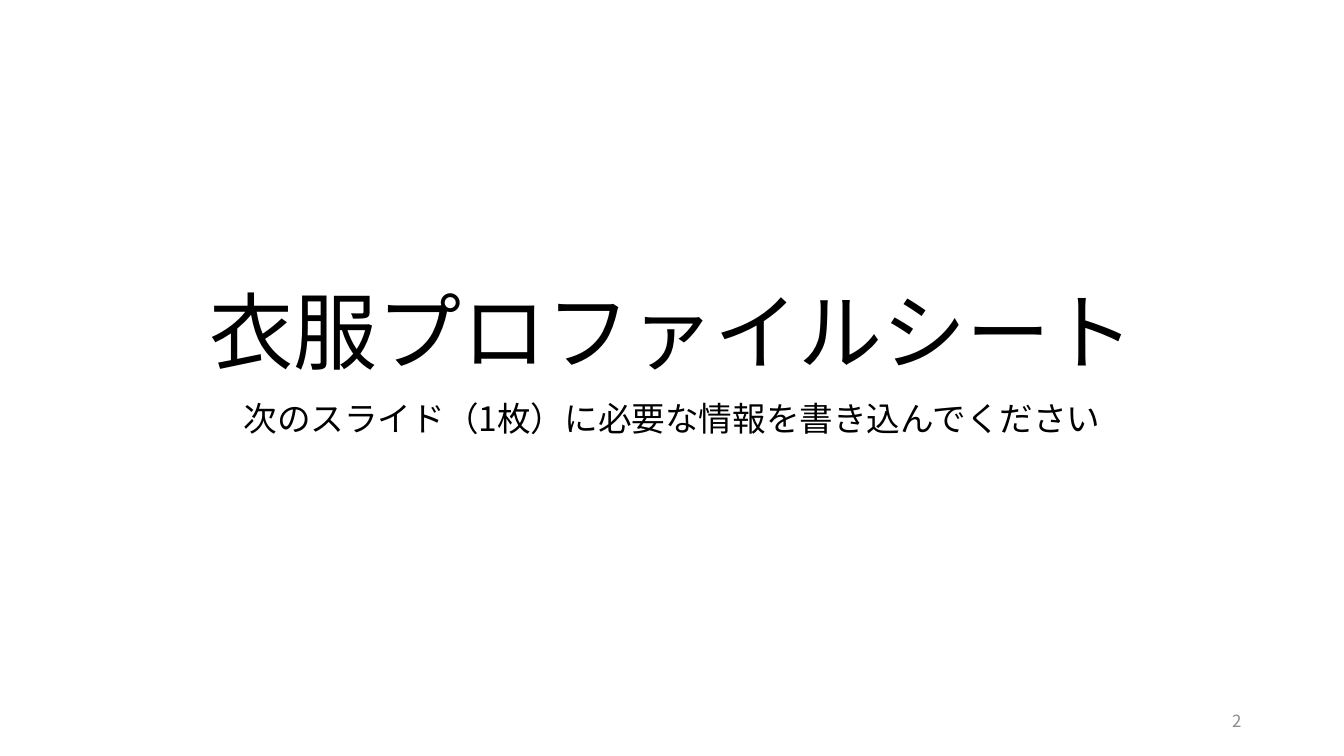
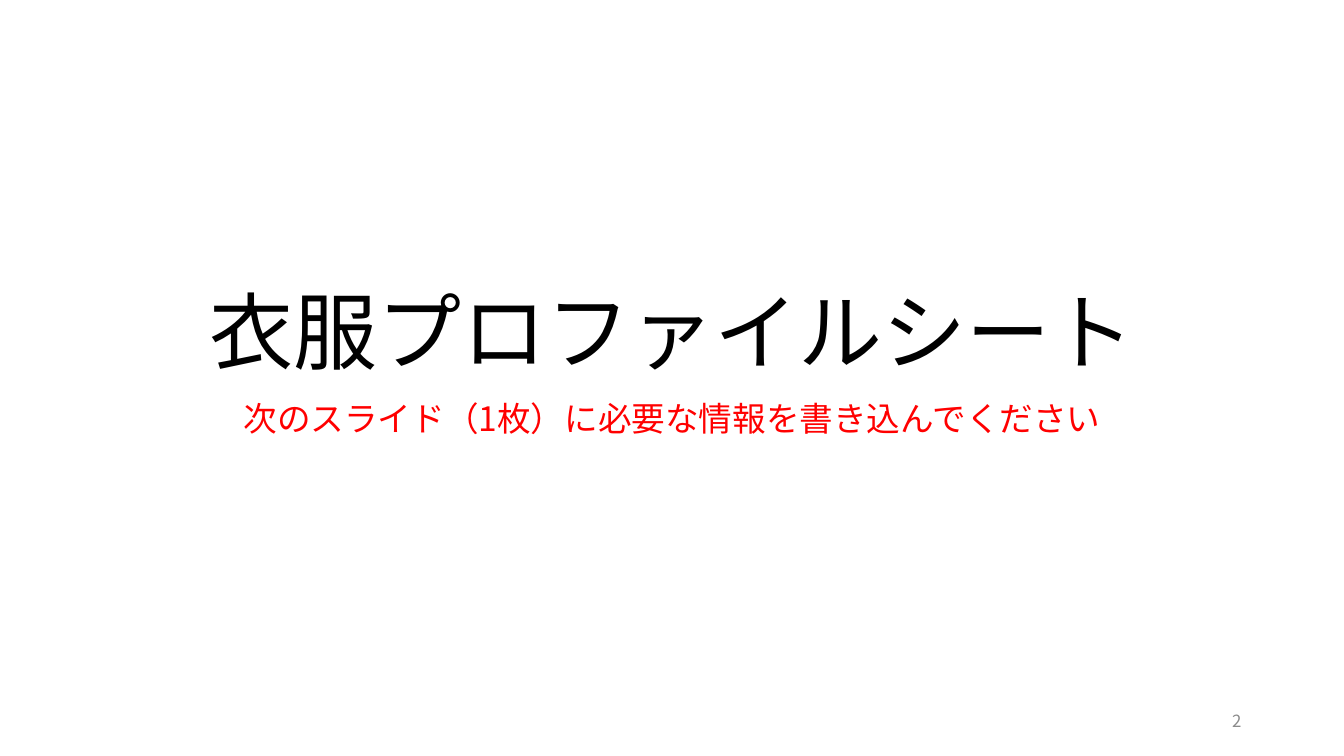
Before and after one commit to oyamadashin/remote, a slide deck: slide 2 of 2022茨城大ゲーミング/全資料/E1_出品者用シート.pptx. Drawn at 1344x756 pixels with LibreOffice and Linux fonts; fonts in the diff are those of the drawing. Boxes give left, top, right and bottom in pixels: in the first picture for what was removed or moved away, otherwise in the second. Text is boxed around its words. In the diff, an @@ line names an element or a change of style, - is before the commit and + after.

```diff
--- a/2022茨城大ゲーミング/全資料/E1_出品者用シート.pptx
+++ b/2022茨城大ゲーミング/全資料/E1_出品者用シート.pptx
@@ subtitle "次のスライド（1枚）に必要な情報を書き込んでください" at bbox=[243, 402, 1100, 434]: text colour #000000 to #FF0000 @@
```
Also in this commit, not shown: 21 other files.
